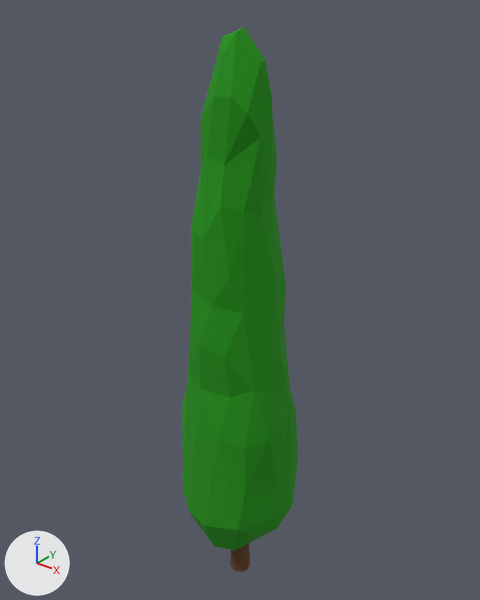
Two versions of the FBX model OlympusUnity/Assets/_Project/Art Assets/Models/Environment/CypressTrees/cypressTreeD.fbx, one commit apart.
One viewpoint serves both versions: a 50 mm lens placed at (8.06, -10.09, 14.06), pointed at (-0.3, 0.37, 7.58). Every picture has the same lights, and +X, +Y and +Z are marked at lower left. Where no turn or scale is listed for an object, it has been applied to the vertices.

In view in the first picture: 'cypressTreeD_geo'.
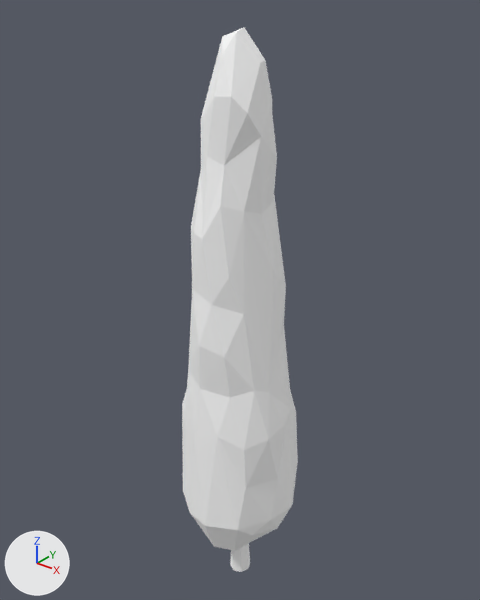
Boxes (x1, y1, x2, y2) around the edits, measured in the pictures (480 x 600 px):
part 1 of me_cylinder_021, recoloured (brown to white)
    both: (230, 543, 250, 572)
part 2 of me_cylinder_021, recoloured (green to white)
    both: (182, 27, 298, 551)

The edits, one by one:
Material 'CypressTrees_Mtl' (mat_cypresstrees_mtl) is new.
Its base color is (1.0, 1.0, 1.0) (white #ffffff).
Its roughness is 0.929.
me_cylinder_021 has 145 vertices, 259 faces and spans x -1.5..1.41, y -1.39..1.37, z 0.0..13.25.
me_cylinder_021 is used by ob_cypresstreed_geo; location (0.0, 0.0, 0.0).
me_cylinder_021 part 1: all 8 faces that had it switch from mat_woodbark_mtl (brown #633d21) to mat_cypresstrees_mtl (white #ffffff).
me_cylinder_021 part 2: all 251 faces that had it switch from mat_cypressleaves_mtl (green #1b9205) to mat_cypresstrees_mtl (white #ffffff).
